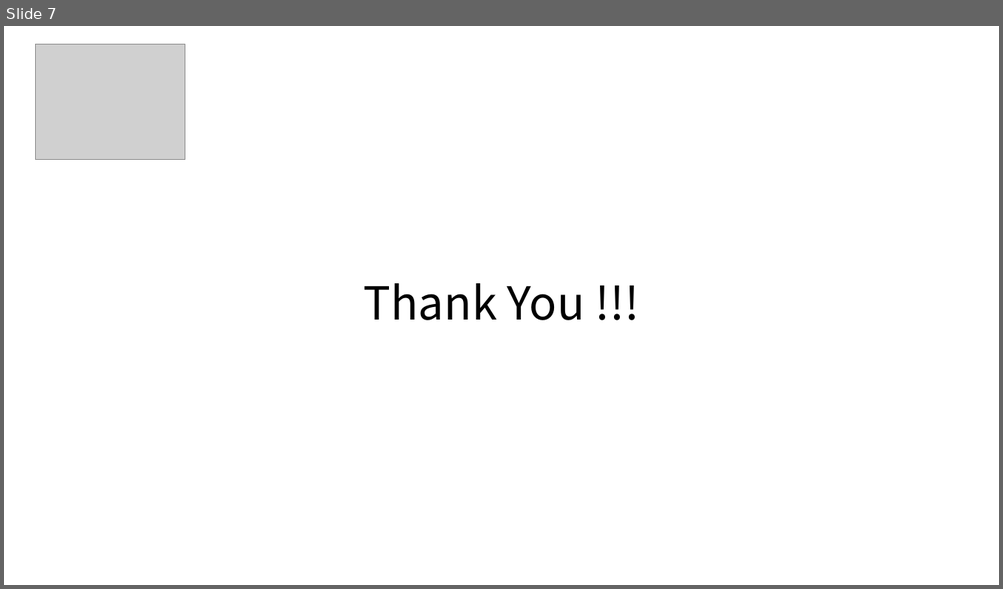
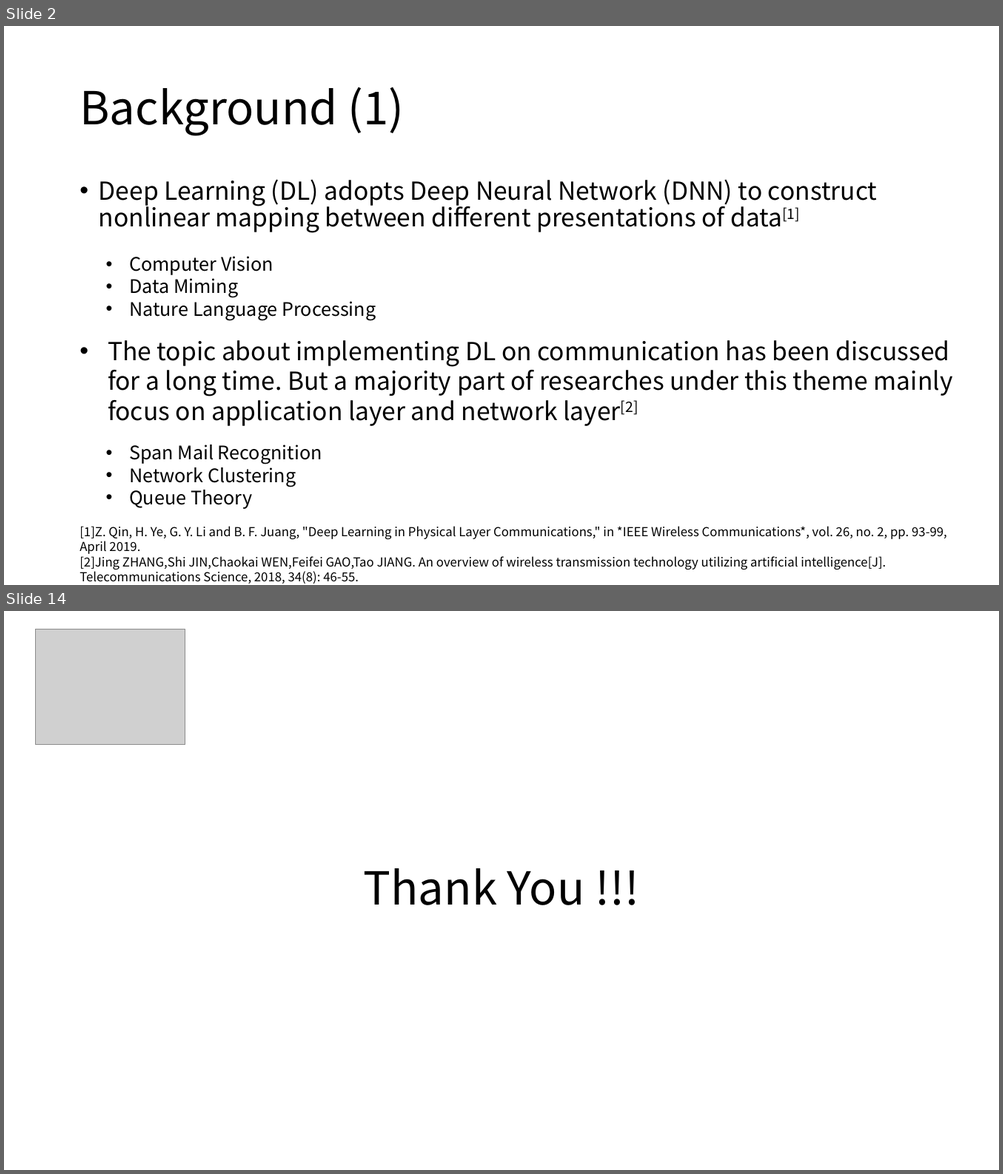
Before and after one commit to liuyuchen777/DET_Final, a slide deck: Deep Learning-Based Detector for OFDM-IM.pptx. Shown one above the other, each under a label of ours: slide 7 before the commit, slides 2 and 14 after it; the slides between them are not shown. The pictures are 1003x589 and 1003x1174 pixels, drawn with LibreOffice and Linux fonts; fonts in the diff are those of the drawing; grey boxes stand for pictures. Boxes give left, top, right and bottom in pixels: in the first picture for what was removed or moved away, otherwise in the second. Text is boxed around its words. In the diff, an @@ line names an element or a change of style, - is before the commit and + after.

```diff
--- a/Deep Learning-Based Detector for OFDM-IM.pptx
+++ b/Deep Learning-Based Detector for OFDM-IM.pptx
@@ slide 2 added at [4, 26, 999, 585], background #FFFFFF @@
@@ title added at [79, 87, 404, 136], 44 pt, text #000000 @@
+Background (1)
@@ text added at [99, 179, 877, 233], 24 pt, text #000000 @@
+• Deep Learning (DL) adopts Deep Neural Network (DNN) to construct nonlinear mapping between different presentations of data[1]
@@ text added at [129, 256, 375, 321], 18 pt, text #000000 @@
+• Computer Vision
+• Data Miming
+• Nature Language Processing
@@ text added at [108, 340, 953, 426], 24 pt, text #000000 @@
+• The topic about implementing DL on communication has been discussed for a long time. But a majority part of researches under this theme mainly focus on application layer and network layer[2]
@@ text added at [129, 445, 322, 509], 18 pt, text #000000 @@
+• Span Mail Recognition
+• Network Clustering
+• Queue Theory
@@ text added at [79, 526, 947, 584], 12 pt, text #000000 @@
+[1]Z. Qin, H. Ye, G. Y. Li and B. F. Juang, "Deep Learning in Physical Layer Communications," in *IEEE Wireless Communications*, vol. 26, no. 2, pp. 93-99, April 2019.
+[2]Jing ZHANG,Shi JIN,Chaokai WEN,Feifei GAO,Tao JIANG. An overview of wireless transmission technology utilizing artificial intelligence[J]. Telecommunications Science, 2018, 34(8): 46-55.
@@ what was slide 7 is now slide 14 @@
```
Also in this commit, not shown: 4 slides changed, 8 other slides added, 2 slides removed.
